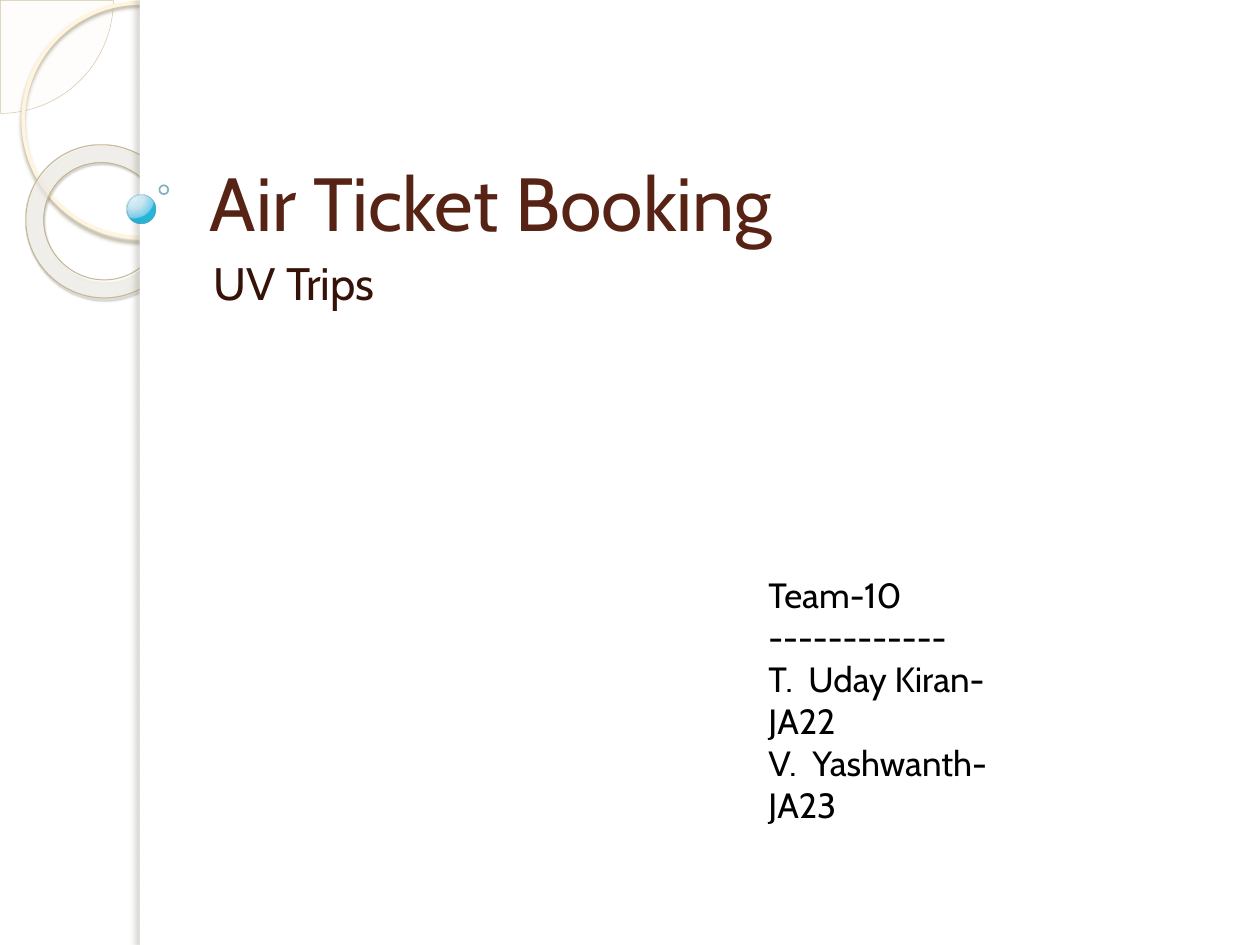
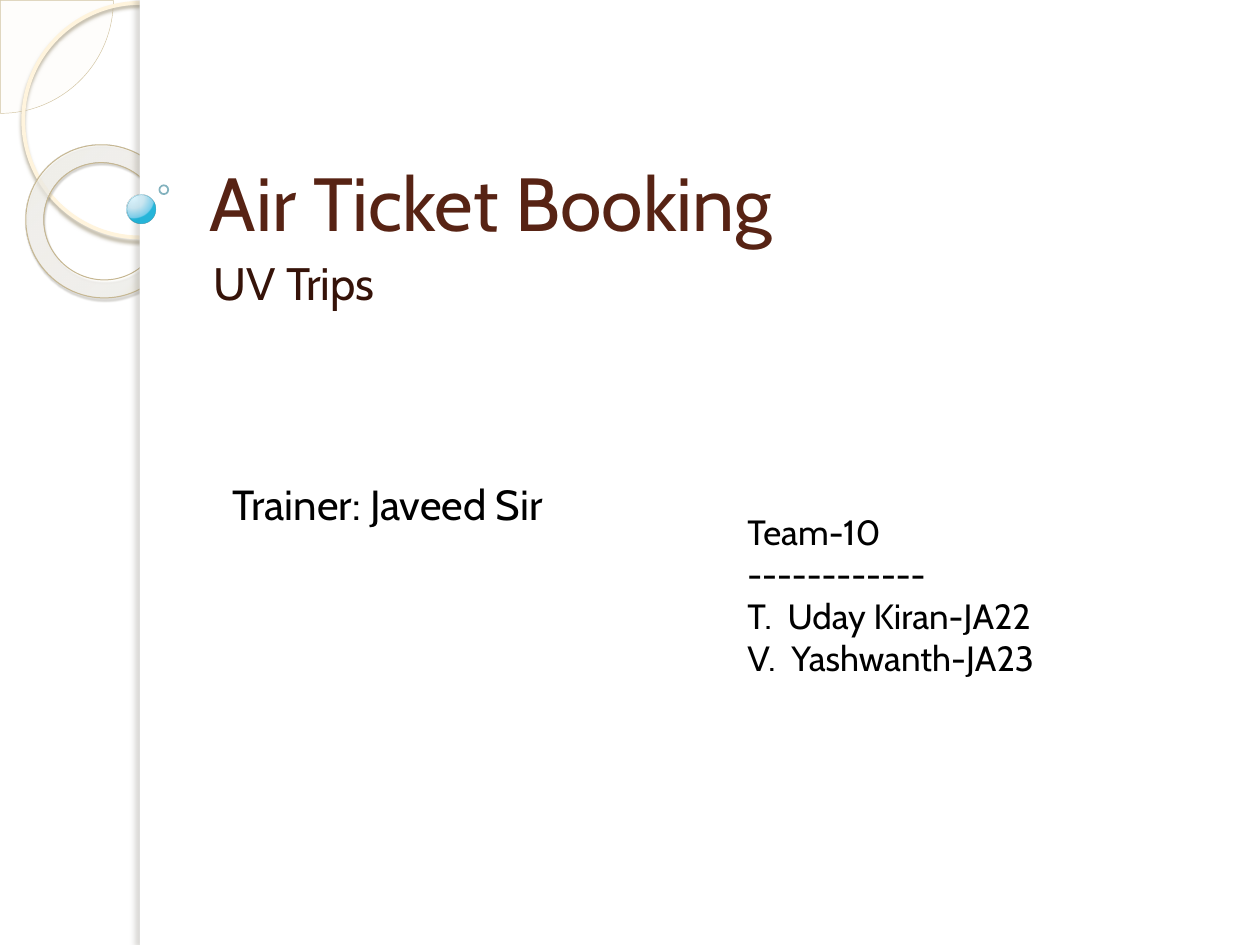
Before and after one commit to yashuday12/AirTicketBooking-UdayKiran-and-Yashwanth-Team-10-, a slide deck: slide 1 of AirTicketBooking-Uday Kiran and Yashwanth(Team10).pptx. Drawn at 1260x945 pixels with LibreOffice and Linux fonts; fonts in the diff are those of the drawing; background and template pictures are left out. Boxes give left, top, right and bottom in pixels: in the first picture for what was removed or moved away, otherwise in the second. Text is boxed around its words. In the diff, an @@ line names an element or a change of style, - is before the commit and + after.

Commit message:
airticketbookingproject

```diff
--- a/AirTicketBooking-Uday Kiran and Yashwanth(Team10).pptx
+++ b/AirTicketBooking-Uday Kiran and Yashwanth(Team10).pptx
@@ text added at (x1=233, y1=488, x2=543, y2=528), 24 pt, text #000000 @@
+Trainer: Javeed Sir
@@ text "Team-10" rewrapped from (x1=768, y1=583, x2=987, y2=824) to (x1=747, y1=520, x2=1034, y2=677) @@
```
